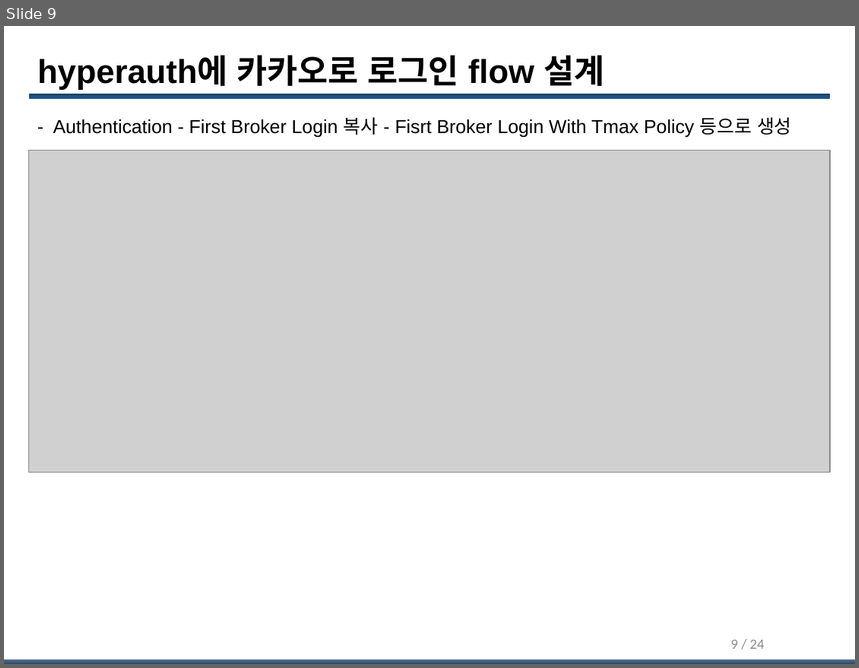
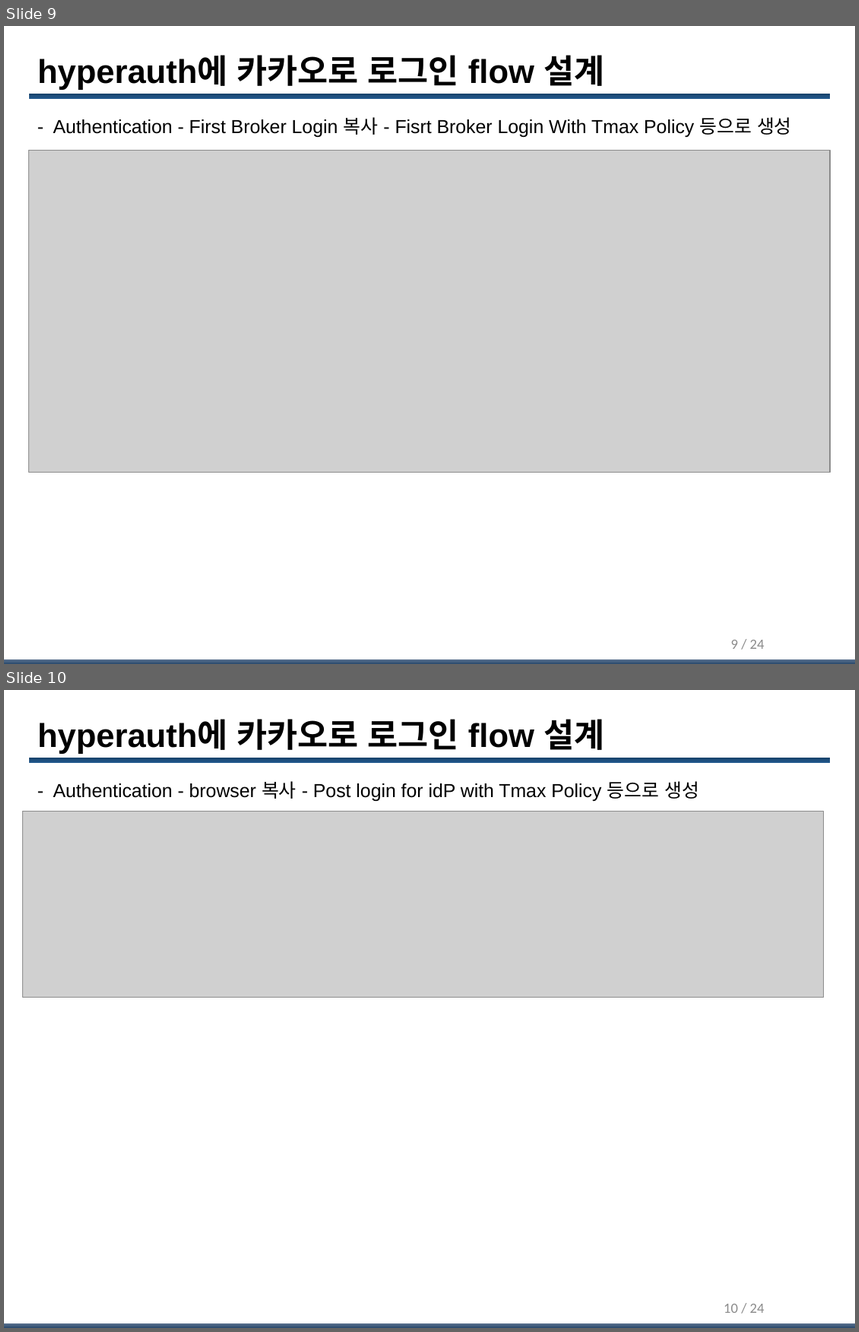
Before and after one commit to tmax-cloud/hyperauth, a slide deck: kakako_login_guide.pptx. Shown one above the other, each under a label of ours: slide 9 before the commit, slides 9 and 10 after it. The pictures are 859x668 and 859x1332 pixels, drawn with LibreOffice and Linux fonts; fonts in the diff are those of the drawing; grey boxes stand for pictures; background and template pictures are left out. Boxes give left, top, right and bottom in pixels: in the first picture for what was removed or moved away, otherwise in the second. Text is boxed around its words. In the diff, an @@ line names an element or a change of style, - is before the commit and + after.

```diff
--- a/kakako_login_guide.pptx
+++ b/kakako_login_guide.pptx
@@ slide 10 added at box(4, 690, 855, 1328), background #FFFFFF; not listed: 2 template elements that a slide beside it also shows @@
@@ title added at box(37, 719, 604, 754), 28 pt, text #000000, bold @@
+hyperauth에 카카오로 로그인 flow 설계
@@ text added at box(53, 781, 699, 801), 16 pt, text #000000 @@
+- Authentication - browser 복사 - Post login for idP with Tmax Policy 등으로 생성
@@ picture added at box(23, 812, 824, 998) @@
@@ page number added at box(724, 1304, 765, 1313), 12 pt, text #8C8C8C @@
+10 / 24
```
Also in this commit, not shown: 1 slide changed.
